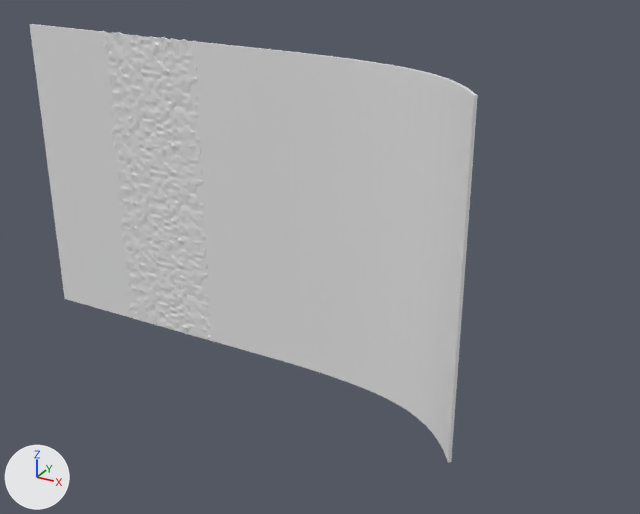
Two versions of the OBJ model ros2_ws/src/peter_robot/models/map/meshes/mapa_gazebo.obj, one commit apart.
The view is the same before and after, from a 50 mm lens placed at (13.01, -13.27, 6.01), pointed at (5.93, -0.39, -0.43). Lighting does not change. The marker at lower left points along +X, +Y and +Z. The picture after the commit comes second. Where no turn or scale is listed for an object, it has been applied to the vertices.

Names of what the first picture shows: 'InclinadoExp1', 'InclinadoExp1.001', 'InclinadoExp2', 'Plano.001', 'Plano.003', 'Plano.005', 'PlanoRugoso1', 'PlanoRugoso2', 'PlanoRugoso3', 'Rugoso1', 'Rugoso2', 'Rugoso2.001'.
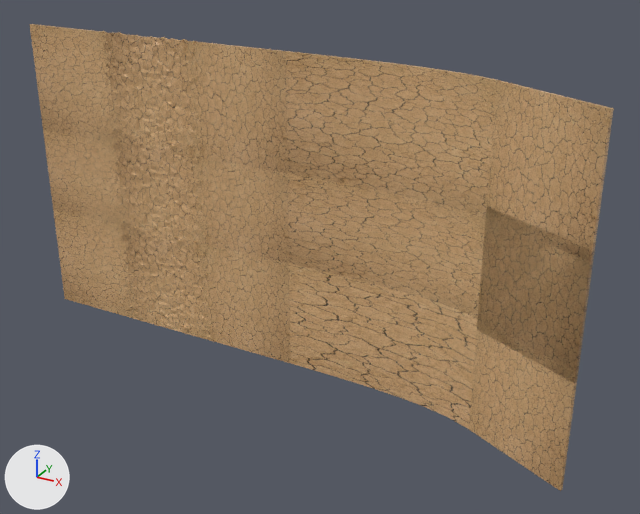
Commit message: Setup inclinado

The change, as a list of edits to the scene's bpy script:
```text
Change mat_material_009:
    remove mat_material_009.base_color = (0.8, 0.8, 0.8)  # white #e7e7e7
    add mat_material_009.texture = img_texture_png
Change mat_material_010:
    remove mat_material_010.base_color = (0.8, 0.8, 0.8)  # white #e7e7e7
    add mat_material_010.texture = img_texture_png
Change mat_home_alejo_mapa_gazebo_mtl_001:
    remove mat_home_alejo_mapa_gazebo_mtl_001.base_color = (0.8, 0.8, 0.8)  # white #e7e7e7
    add mat_home_alejo_mapa_gazebo_mtl_001.texture = img_texture_png
Change mat_material_007:
    remove mat_material_007.base_color = (0.8, 0.8, 0.8)  # white #e7e7e7
    add mat_material_007.texture = img_texture_png
Change mat_material_008:
    remove mat_material_008.base_color = (0.8, 0.8, 0.8)  # white #e7e7e7
    add mat_material_008.texture = img_texture_png
Change mat_material_006:
    remove mat_material_006.base_color = (0.8, 0.8, 0.8)  # white #e7e7e7
    add mat_material_006.texture = img_texture_png
Change mat_material_004:
    remove mat_material_004.base_color = (0.8, 0.8, 0.8)  # white #e7e7e7
    add mat_material_004.texture = img_texture_png
Change mat_material_003:
    remove mat_material_003.base_color = (0.8, 0.8, 0.8)  # white #e7e7e7
    add mat_material_003.texture = img_texture_png
Change mat_material_002:
    remove mat_material_002.base_color = (0.8, 0.8, 0.8)  # white #e7e7e7
    add mat_material_002.texture = img_texture_png
Change mat_home_alejo_mapa_gazebo_mtl:
    remove mat_home_alejo_mapa_gazebo_mtl.base_color = (0.8, 0.8, 0.8)  # white #e7e7e7
    add mat_home_alejo_mapa_gazebo_mtl.texture = img_texture_png
Change mat_material_001:
    remove mat_material_001.base_color = (0.8, 0.8, 0.8)  # white #e7e7e7
    add mat_material_001.texture = img_texture_png
Change mat_material_005:
    remove mat_material_005.base_color = (0.8, 0.8, 0.8)  # white #e7e7e7
    add mat_material_005.texture = img_texture_png
Change me_inclinadoexp1:
    remove me_inclinadoexp1.from_pydata(...)  # 578 vertices, 576 faces; spans x 5.0..9.04, y -1.52..0.06, z -0.9..0.9
    add me_inclinadoexp1.from_pydata(...)  # 162 vertices, 160 faces; spans x 5.0..9.02, y -0.46..0.05, z -0.9..0.9
    me_inclinadoexp1 part 1: 560 vertices removed from x 5.0..9.04, y -1.52..0.06, z -0.9..0.9; 144 vertices added at x 5.5..9.02, y -0.46..0.05, z -0.9..0.9
Change me_inclinadoexp1_001:
    remove me_inclinadoexp1_001.from_pydata(...)  # 578 vertices, 576 faces; spans x 5.0..9.04, y -1.52..0.06, z 0.9..3.1
    add me_inclinadoexp1_001.from_pydata(...)  # 162 vertices, 160 faces; spans x 5.0..9.02, y -0.46..0.05, z 0.9..3.1
    me_inclinadoexp1_001 part 2: 560 vertices removed from x 5.0..9.04, y -1.52..0.06, z 0.9..3.1; 144 vertices added at x 5.5..9.02, y -0.46..0.05, z 0.9..3.1
Change me_inclinadoexp2:
    remove me_inclinadoexp2.from_pydata(...)  # 578 vertices, 576 faces; spans x 5.0..9.04, y -1.52..0.06, z -3.1..-0.9
    add me_inclinadoexp2.from_pydata(...)  # 162 vertices, 160 faces; spans x 5.0..9.02, y -0.46..0.05, z -3.1..-0.9
    me_inclinadoexp2 part 3: 560 vertices removed from x 5.0..9.04, y -1.52..0.06, z -3.1..-0.9; 144 vertices added at x 5.5..9.02, y -0.46..0.05, z -3.1..-0.9
Add ob_plano_007:
    ob_plano_007 = bpy.data.objects.new('Plano.007', me_plano_007)  # 8 vertices, 6 faces; spans x 8.97..10.86, y -1.36..-0.4, z -3.1..-0.9; in mat_material_008 (picture img_texture_png)
    ob_plano_007.location = (0.0, 0.0, 0.0)
Add ob_plano_006:
    ob_plano_006 = bpy.data.objects.new('Plano.006', me_plano_006)  # 8 vertices, 6 faces; spans x 8.97..10.86, y -1.36..-0.4, z 0.9..3.1; in mat_material_008 (picture img_texture_png)
    ob_plano_006.location = (0.0, 0.0, 0.0)
Add ob_plano_002:
    ob_plano_002 = bpy.data.objects.new('Plano.002', me_plano_002)  # 8 vertices, 6 faces; spans x 8.97..10.86, y -1.36..-0.4, z -1.1..1.1; in mat_material_008 (picture img_texture_png)
    ob_plano_002.location = (0.0, 0.0, 0.0)
```

Changed parts and their boxes (x1, y1, x2, y2) in the pictures (640 x 514 px):
'InclinadoExp1.001', surface changed, reshaped (white to brown, 12% wider, 12% shorter): before (285, 51, 478, 242); after (285, 51, 501, 218)
'InclinadoExp2', surface changed, reshaped (white to brown, 10% wider, 17% shorter): before (289, 263, 460, 462); after (289, 263, 478, 429)
'InclinadoExp1', surface changed, reshaped (white to brown, 11% wider, 16% shorter): before (288, 173, 467, 347); after (288, 173, 486, 319)
'Plano.006', added (brown): after (487, 81, 614, 262)
'Plano.002', added (brown): after (477, 207, 595, 383)
'Plano.007', added (brown): after (469, 319, 578, 491)
'Plano.005', surface changed (white to brown): (188, 41, 288, 173) in both
'Rugoso2.001', surface changed (white to brown): (102, 31, 201, 157) in both
'Plano.003', surface changed (white to brown): (200, 244, 290, 363) in both
'PlanoRugoso3', surface changed (white to brown): (29, 24, 116, 142) in both
'Plano.001', surface changed (white to brown): (195, 157, 289, 263) in both
'Rugoso2', surface changed (white to brown): (111, 132, 206, 253) in both
'Rugoso1', surface changed (white to brown): (120, 224, 211, 340) in both
'PlanoRugoso1', surface changed (white to brown): (53, 210, 133, 318) in both
'PlanoRugoso2', surface changed (white to brown): (43, 130, 123, 225) in both
